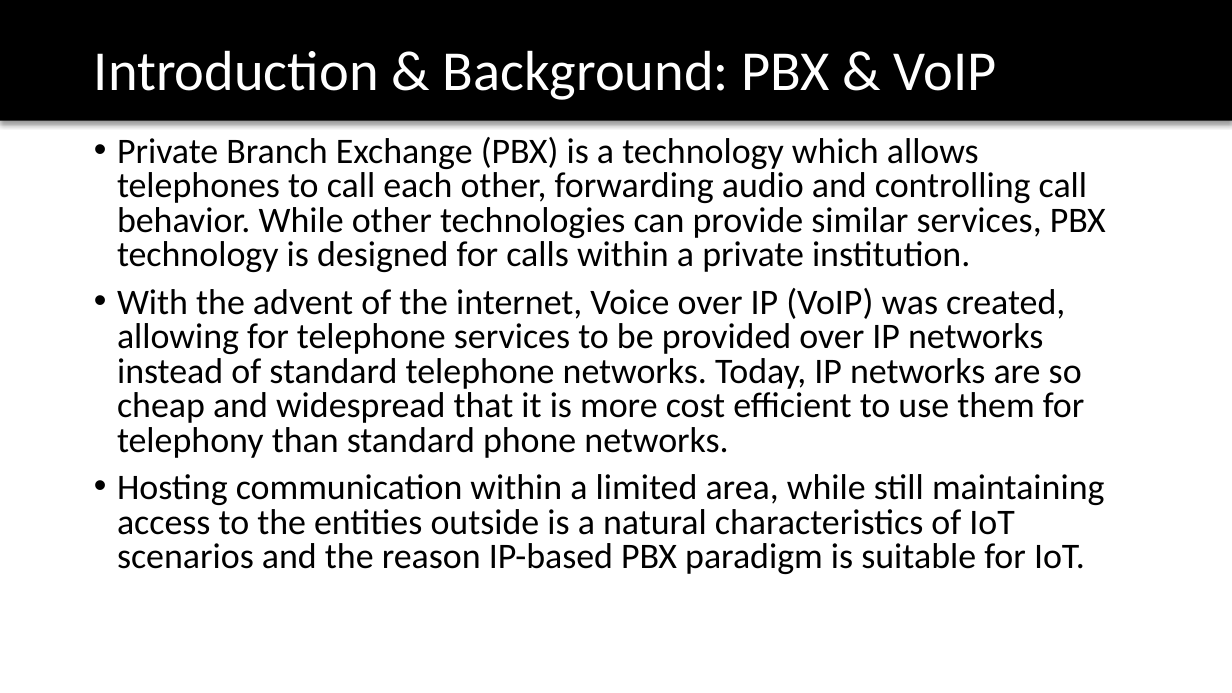
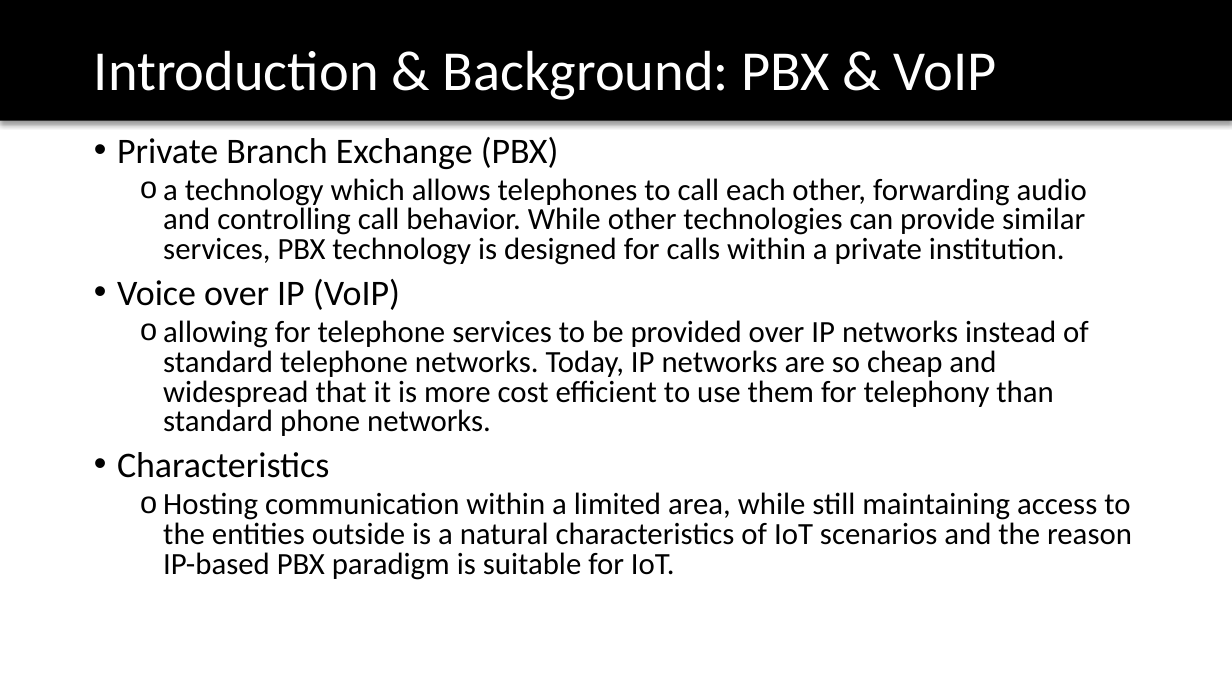
Before and after one commit to TrupeshKumarPatel/IoT_RaspberryPi, a slide deck: slide 6 of project_presentation/VoIP_final_presentation.pptx. Drawn at 1232x693 pixels with LibreOffice and Linux fonts; fonts in the diff are those of the drawing; background and template pictures are left out. Boxes give left, top, right and bottom in pixels: in the first picture for what was removed or moved away, otherwise in the second. Text is boxed around its words. In the diff, an @@ line names an element or a change of style, - is before the commit and + after.

```diff
--- a/project_presentation/VoIP_final_presentation.pptx
+++ b/project_presentation/VoIP_final_presentation.pptx
@@ text at bbox=[117, 137, 1089, 478]: text changed; size 28 to 24 pt @@
-• Private Branch Exchange (PBX) is a technology which allows telephones to call each other, forwarding audio and controlling call behavior. While other technologies can provide similar services, PBX technology is designed for calls within a private institution.
-• With the advent of the internet, Voice over IP (VoIP) was created, allowing for telephone services to be provided over IP networks instead of standard telephone networks. Today, IP networks are so cheap and widespread that it is more cost efficient to use them for telephony than standard phone networks.
+• Private Branch Exchange (PBX)
+  o a technology which allows telephones to call each other, forwarding audio and controlling call behavior. While other technologies can provide similar services, PBX technology is designed for calls within a private institution.
+• Voice over IP (VoIP)
+  o allowing for telephone services to be provided over IP networks instead of standard telephone networks. Today, IP networks are so cheap and widespread that it is more cost efficient to use them for telephony than standard phone networks.
+• Characteristics
@@ text at bbox=[163, 492, 1132, 580]: size 28 to 24 pt in "Hosting communication within a limited area, while ..."; bullet • to o; list level 1 to 2 in "Hosting communication within a limited ..." @@
```
Also in this commit, not shown: 7 other slides changed, 6 slides added, 1 slide removed, 2 other files.
